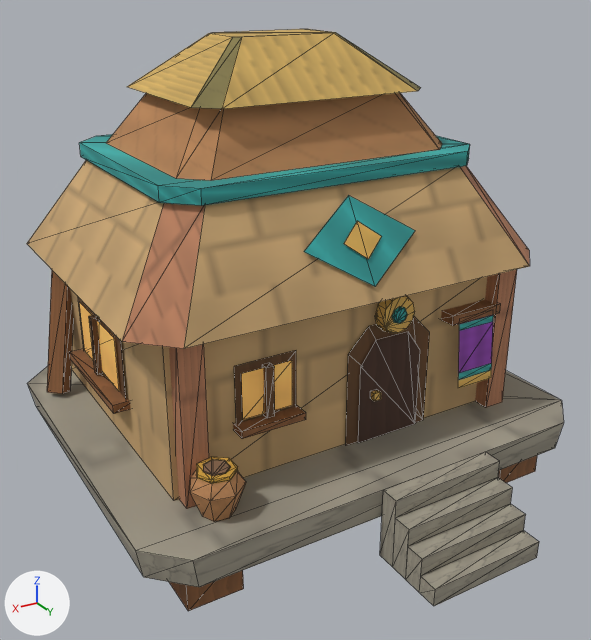
The glTF model Assets/GodSim/Art/Models/Buildings/Saurian/HousesAncient/bld_saurian_house_ancient_bronze_v0.glb as it was, and as the next commit left it.
Before and after are seen from a 50 mm camera at (0.729, 1.227, 0.901) aimed at (0.034, 0.069, 0.322). The axes (+X, +Y, +Z) are drawn at lower left. The lights are the same throughout. The older version comes first. Mesh edges are drawn as thin lines. Vertices at exactly the same position are counted once.

The first picture shows 'LOD0'.
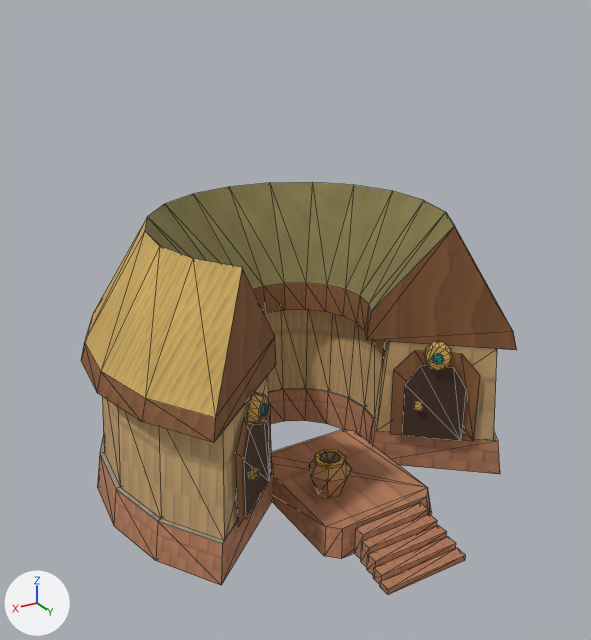
Boxes (x1, y1, x2, y2) around the edits, measured in the pictures (591 x 640 px; the box of a moved part takes in the faces that stretch with it):
'LOD0', reshaped (19% narrower, 29% shorter): before (27, 29, 564, 611); after (81, 182, 517, 595)
part 1 of me_lod0, moved or reshaped: before (371, 390, 381, 401); after (380, 548, 466, 595)
part 2 of me_lod0, moved or reshaped: before (233, 405, 306, 439); after (373, 537, 456, 585)
part 3 of me_lod0, moved or reshaped: before (169, 570, 244, 611); after (367, 525, 447, 575)
part 4 of me_lod0, moved or reshaped: before (498, 456, 537, 483); after (361, 514, 437, 567)
part 5 of me_lod0, moved or reshaped: before (441, 300, 501, 326); after (355, 503, 428, 559)
part 6 of me_lod0, moved or reshaped: before (190, 469, 246, 522); after (309, 458, 352, 498)
part 7 of me_lod0, moved or reshaped: before (196, 457, 238, 484); after (315, 449, 346, 469)
part 8 of me_lod0, moved or reshaped: before (203, 459, 230, 476); after (320, 451, 341, 464)
part 9 of me_lod0, rebuilt: before (28, 366, 564, 587); after (102, 310, 497, 541)
part 10 of me_lod0, rebuilt: before (27, 160, 530, 349); after (81, 182, 517, 443)
part 11 of me_lod0, deleted (brown): before (47, 29, 539, 606)
part 12 of me_lod0, cut back: before (70, 277, 487, 501); after (97, 342, 500, 585)

What the commit changed:
me_lod0 is used by ob_lod0; location (0.0, 0.0, 0.0).
me_lod0 had 387 vertices, 506 faces and spanned x -0.435..0.435, y -0.391..0.492, z 0.0..0.799.
me_lod0 now has 420 vertices, 694 faces and spans x -0.398..0.398, y -0.374..0.436, z 0.0..0.493.
me_lod0 part 1: the loose piece of 8 vertices spanning x -0.044..-0.03, y 0.215..0.227, z 0.213..0.227 is scaled about its middle by (11.4, 1.8, 0.77), then moved by (0.043, 0.204, -0.215).
me_lod0 part 2: the loose piece of 8 vertices spanning x 0.115..0.231, y 0.197..0.237, z 0.225..0.238 is scaled about its middle by (1.31, 0.54, 1.6), then moved by (-0.167, 0.187, -0.221).
me_lod0 part 3: the loose piece of 8 vertices spanning x 0.273..0.368, y 0.203..0.308, z 0.0..0.075 is scaled about its middle by (1.55, 0.206, 0.416), then moved by (-0.314, 0.127, -0.022).
me_lod0 part 4: the loose piece of 8 vertices spanning x -0.368..-0.273, y 0.203..0.308, z 0.0..0.075 is scaled about its middle by (1.48, 0.206, 0.555), then moved by (0.326, 0.105, -0.017).
me_lod0 part 5: the loose piece of 8 vertices spanning x -0.298..-0.186, y 0.2..0.238, z 0.324..0.342 is scaled about its middle by (1.21, 0.568, 2.89), then moved by (0.248, 0.12, -0.307).
me_lod0 part 6: the loose piece of 21 vertices spanning x 0.251..0.337, y 0.223..0.311, z 0.13..0.202 is scaled about its middle by 0.867, then moved by (-0.239, -0.05, -0.083).
me_lod0 part 7: the loose piece of 14 vertices spanning x 0.263..0.324, y 0.235..0.299, z 0.202..0.209 is scaled about its middle by 0.867, then moved by (-0.239, -0.05, -0.088).
me_lod0 part 8: the loose piece of 14 vertices spanning x 0.273..0.314, y 0.246..0.288, z 0.209..0.211 is scaled about its middle by (0.867, 0.867, 1), then moved by (-0.239, -0.05, -0.088).
me_lod0 part 9: the loose piece of 16 vertices spanning x -0.435..0.435, y -0.377..0.353, z 0.075..0.13 is rebuilt with 60 vertices and now spans x -0.376..0.375, y -0.351..0.27, z 0.073..0.266.
me_lod0 part 10: the loose piece of 16 vertices spanning x -0.398..0.398, y -0.391..0.264, z 0.416..0.586 is rebuilt with 75 vertices and now spans x -0.398..0.398, y -0.374..0.285, z 0.266..0.493.
me_lod0 part 11: 25 loose pieces with 242 vertices, spanning x -0.372..0.417, y -0.352..0.492, z 0.0..0.799, are deleted.
Part 12, on me_lod0:
24 vertices are removed from x -0.34..0.34, y -0.333..0.225, z 0.13..0.416.
24 faces are deleted.
188 vertices are added at x -0.395..0.394, y -0.37..0.327, z 0.0..0.276.
8 new vertices lie (0.0, 0.0, 0.01) away from vertices in x -0.174..0.217, y 0.177..0.235, z 0.14.
306 new faces join them.
